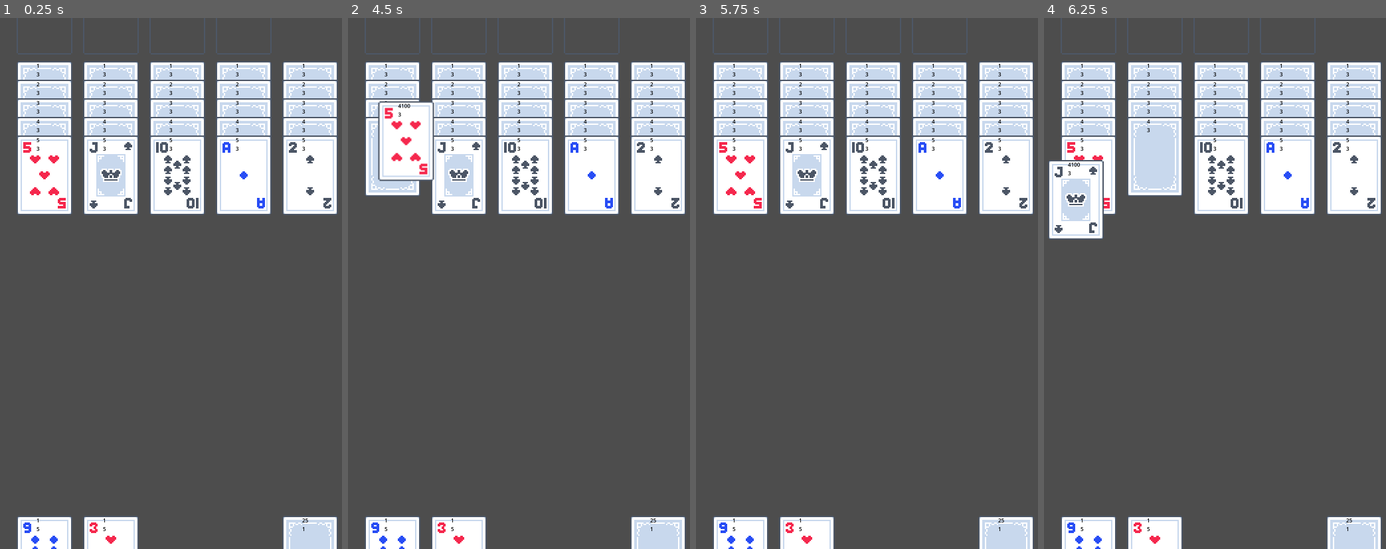
Above: before the commit, frames 1-4 (left to right).
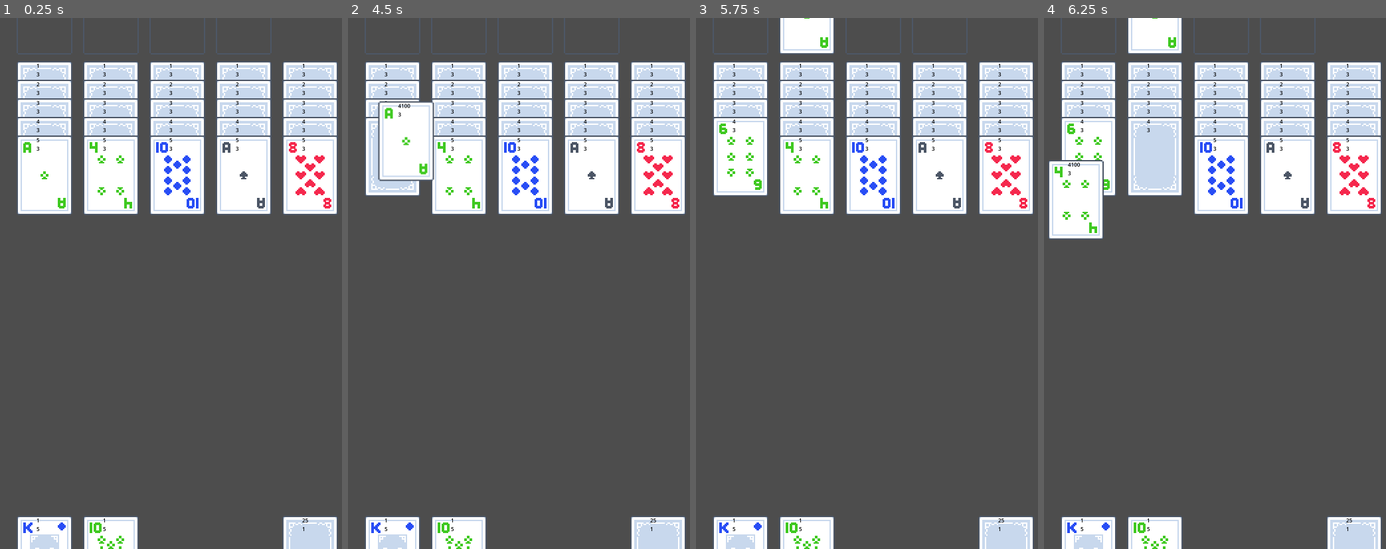
Above: after the commit, the same moments.

Repository: pekuja/plim-plom-solitaire
Game: Godot game, scene res://scenes/main.tscn
Two runs of this game, one before a commit and one after it. Both use one fixed random seed, a clock stepped at 60 frames per second and the inputs below.
Inputs (mouse positions are in pixels of both pictures, inside the frame that each line leads up to):
- Up to frame 1 (0.25 s): no input
- Up to frame 2 (4.5 s): tap Enter at 0.5, 2, 3.5 s; drag from (392, 102) to (457, 140) at 0.52 s; tap Space at 1.25, 2.75, 4.25 s; drag from (457, 102) to (392, 140) at 1.27 s; move the mouse to (525, 102) at 2.02 s; click (525, 102) at 2.17 s; drag from (590, 102) to (392, 102) at 2.77 s; drag from (659, 102) to (392, 118) at 3.52 s; drag from (416, 203) to (457, 102) at 4.27 s
- Up to frame 3 (5.75 s): move the mouse to (890, 283) at 5.02 s; click (890, 283) at 5.17 s
- Up to frame 4 (6.25 s): drag from (1167, 150) to (1088, 177) at 5.77 s

The runs differ from the first frame. In frame 1, 2.2% of the frame differs, in the area x 6-97%, y 23-100%; in frame 2, 2.3%; in frame 3, 4.3%, in the area x 4-97%, y 0-100%; in frame 4, 3.7%.

Commit message:
Added a simple Restart button
Added a simple Restart button to the UI. For now didn't move anything else as there was kind of a free spot next to the foundations, though I feel like that's not quite the right place for it. Also I may want to change it to a menu button also to avoid accidental presses, but for now this'll do I think. The restart button gets rid of all the existing cards on the board, and then redoes the game setup, which I've now extracted into its own function when it used to be in _ready.

Diff:
--- a/scenes/main.tscn
+++ b/scenes/main.tscn
@@ -62,3 +62,12 @@
 
 [node name="Card Input" type="Node2D" parent="."]
 script = ExtResource("4_jyhfs")
+
+[node name="Button" type="Button" parent="."]
+offset_left = 381.0
+offset_top = -922.0
+offset_right = 480.0
+offset_bottom = -819.0
+text = "Restart"
+
+[connection signal="pressed" from="Button" to="." method="_on_restart_button_pressed"]
--- a/scripts/main.gd
+++ b/scripts/main.gd
@@ -14,6 +14,13 @@
 @onready var _cells = [
 	$"Cell 1",
 	$"Cell 2",
+	]
+
+@onready var _foundations = [
+	$"Foundation 1",
+	$"Foundation 2",
+	$"Foundation 3",
+	$"Foundation 4",
 	]
 
 var _card_deck : Array[Card] = []
@@ -34,6 +41,9 @@
 	return tableau
 
 func _ready():
+	game_setup()
+
+func game_setup():
 	generate_card_deck()
 
 	_card_deck.shuffle()
@@ -101,6 +111,7 @@
 				break
 
 func generate_card_deck():
+	_card_deck.clear()
 	generate_card_suit(Card.Suit.Heart)
 	generate_card_suit(Card.Suit.Diamond)
 	generate_card_suit(Card.Suit.Club)
@@ -114,3 +125,20 @@
 		card.is_face_up = false
 
 		_card_deck.append(card)
+
+func free_child_cards(parent):
+	var card = parent.get_node_or_null("Card")
+	if card:
+		card.queue_free()
+		parent.remove_child(card)
+
+func _on_restart_button_pressed() -> void:
+	free_child_cards(_deck_locator)
+	for cell in _cells:
+		free_child_cards(cell)
+	for foundation in _foundations:
+		free_child_cards(foundation)
+	for tableau in _tableaus:
+		free_child_cards(tableau)
+
+	game_setup()
